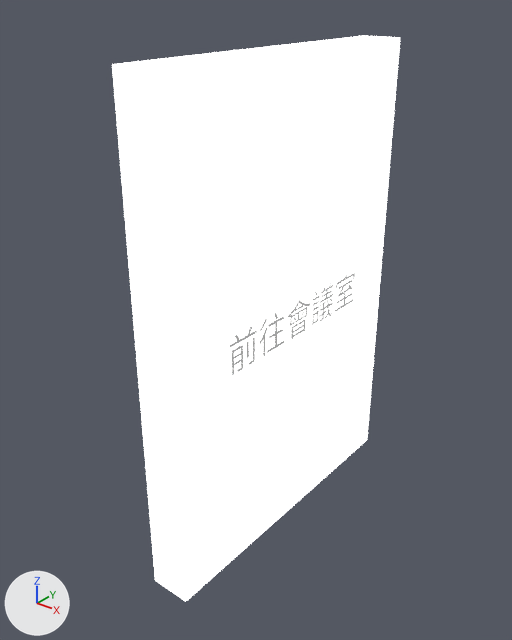
An edit to the Blender file Assets/Models/portal.blend, drawn before and after from the same camera.
Before and after are seen from a 50 mm lens placed at (9.08, -12.18, 12.79), pointed at (-0.28, -0.48, 5.54). Arrows for +X, +Y and +Z are at lower left; the lights stay in place.

In view in the first picture: 'Cube', '文字'.
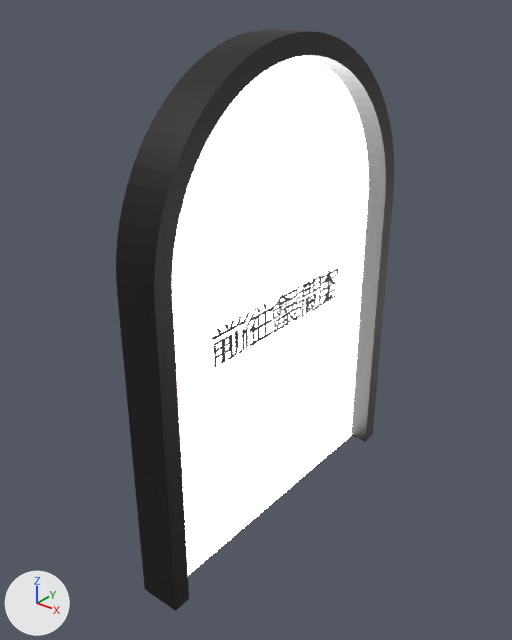
Pixel boxes (x1, y1, x2, y2) of what changed, in the pictures (512 x 640 px):
'Cube', surface changed, reshaped
    before: (112, 36, 400, 602)
    after: (172, 56, 369, 575)
'門框', added (black)
    after: (116, 29, 394, 611)
'文字', no longer drawn
    before: (230, 273, 355, 376)
'前往會議室', added
    after: (211, 268, 338, 368)
'前往展間2', added
    after: (220, 275, 332, 361)

Edits to the bpy script that builds the scene:
```text
Change mat_material:
    mat_material.emission_strength: 2.0 -> 7.5
Add mat_材質:
    mat_材質 = principled_material('材質')
    mat_材質.base_color = (0.0, 0.0, 0.0)  # black #000000
Add mat_材質_002:
    mat_材質_002 = principled_material('材質.002')
    mat_材質_002.base_color = (0.0, 0.0, 0.0)  # black #000000
Add mat_材質_001:
    mat_材質_001 = principled_material('材質.001')
    mat_材質_001.base_color = (0.0, 0.0, 0.0)  # black #000000
Change me_cube:
    used by ob_cube; location = (0.0, 0.0, 0.0)
    remove me_cube.from_pydata(...)  # 8 vertices, 6 faces; spans x -0.5..0.5, y -4.0..4.0, z 0.0..11.48
    add me_cube.from_pydata(...)  # 176 vertices, 89 faces; spans x -0.5..0.5, y -4.0..4.0, z 0.0..11.48
    me_cube part 1: 4 vertices removed from x -0.5..0.5, y -4.0..4.0, z 11.48; 172 vertices added at x -0.5..0.5, y -4.0..4.0, z 0.0..11.48
Add me_cube_001:
    me_cube_001.from_pydata(...)  # 88 vertices, 43 faces; spans x -0.5..0.5, y -4.0..4.0, z 0.0..11.48
    me_cube_001.materials.append(mat_材質_001)  # black #000000
Change txt_文字:
    add txt_文字.materials.append(mat_材質)  # black #000000
    add txt_文字.align_x = 'CENTER'
Add txt_文字_001:
    txt_文字_001 = bpy.data.curves.new('文字.001', 'FONT')
    txt_文字_001.body = '前往展間2\n'
    txt_文字_001.materials.append(mat_材質_002)  # black #000000
    txt_文字_001.align_x = 'CENTER'
Add ob_前往會議室:
    ob_前往會議室 = bpy.data.objects.new('前往會議室', txt_文字)
    ob_前往會議室.location = (0.09, 0.02, 5.29)
    ob_前往會議室.rotation_euler = (1.571, 0.0, 1.571)  # degrees (90, 0, 90)
Add ob_前往展間2:
    ob_前往展間2 = bpy.data.objects.new('前往展間2', txt_文字_001)
    ob_前往展間2.location = (0.09, 0.02, 5.29)
    ob_前往展間2.rotation_euler = (1.571, 0.0, 1.571)  # degrees (90, 0, 90)
Add ob_門框:
    ob_門框 = bpy.data.objects.new('門框', me_cube_001)
    ob_門框.location = (0.0, 0.0, 0.0)
    _m = ob_門框.modifiers.new('實體化', 'SOLIDIFY')
    _m.thickness = -0.44
    _m.offset = -0.5
```
